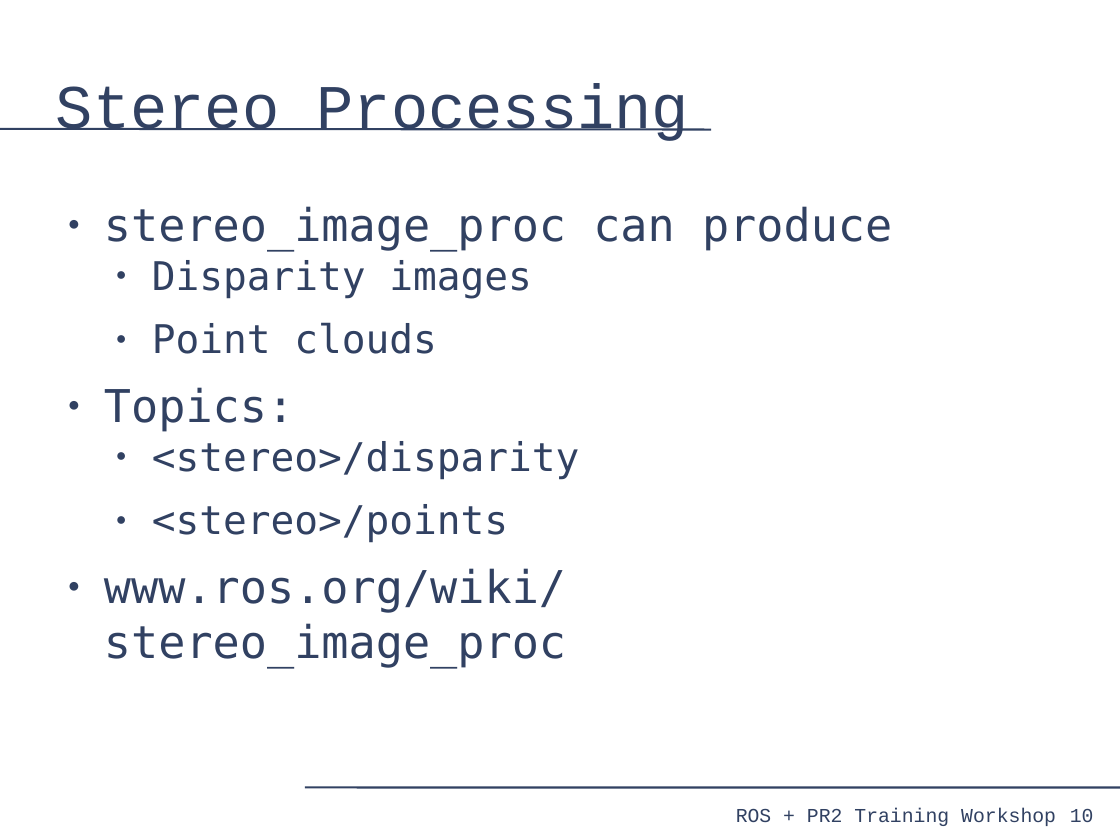
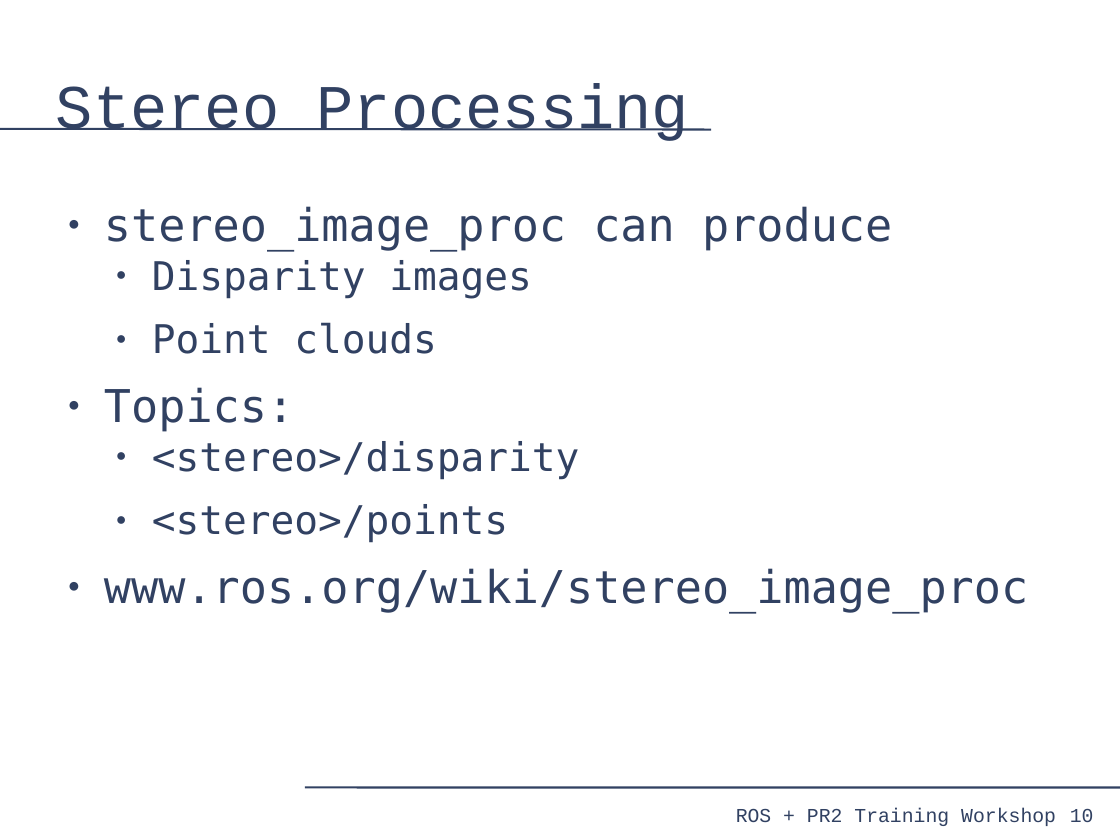
Before and after one commit to PR2/pr2_docs, a slide deck: slide 10 of pr2_training_workshop/processing_camera_data/slides.odp. Drawn at 1120x840 pixels with LibreOffice and Linux fonts; fonts in the diff are those of the drawing. Boxes give left, top, right and bottom in pixels: in the first picture for what was removed or moved away, otherwise in the second. Text is boxed around its words. In the diff, an @@ line names an element or a change of style, - is before the commit and + after.

```diff
--- a/pr2_training_workshop/processing_camera_data/slides.odp
+++ b/pr2_training_workshop/processing_camera_data/slides.odp
@@ text "stereo_image_proc can produce" rewrapped from [104,206,892,668] to [104,206,1028,614] @@
```
Also in this commit, not shown: 6 other slides changed, 1 slide added, 1 slide removed.
